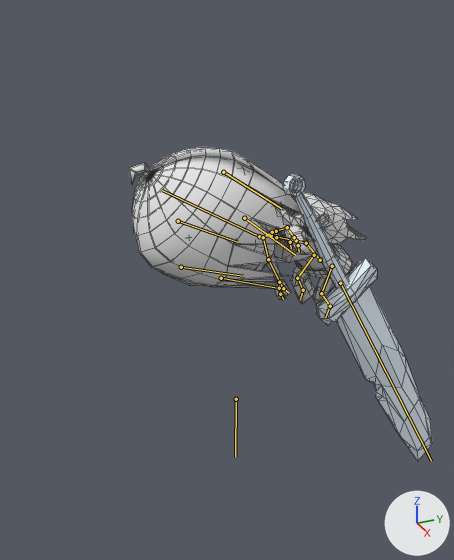
A saved change to the Blender file swordGirl/Assets/Art/Blends/ChibiSwordgirl@heavyAttacks.blend.
Before and after are seen from a 50 mm lens placed at (7.46, -3.52, 5.81), pointed at (-0.29, -0.03, 1.94). Every picture has the same lights, and +X, +Y and +Z are marked at lower right. Both versions are drawn at frame 226 of the action 'ArmatureAction'; the numbers are the values there. The bones that bend it are drawn over the model as lines. Mesh edges are drawn as thin lines.

Objects in the first picture: 'GIrl', 'GIrl.001', 'Sword'.
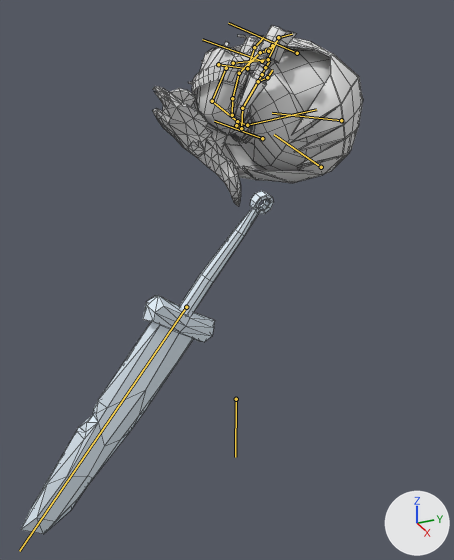
Where the change shows, as pixel boxes [x1, y1, x2, y2] in the pictures (454 x 560 px):
'GIrl', posed: before [128, 147, 366, 304]; after [152, 25, 363, 207]
'Sword', posed (69% wider, 20% taller): before [283, 175, 432, 461]; after [21, 191, 273, 534]
'GIrl.001', posed: before [236, 222, 276, 270]; after [236, 48, 339, 171]
bone 'body', root to tip: before (320, 260) to (306, 243); after (226, 68) to (212, 101)
bone 'chest', root to tip: before (306, 243) to (271, 235); after (212, 101) to (237, 121)
bone 'head', root to tip: before (259, 236) to (162, 190); after (247, 125) to (316, 109)
bone 'hairBack', root to tip: before (223, 172) to (281, 208); after (262, 138) to (214, 121)
bone 'hairBack.001', root to tip: before (244, 218) to (295, 255); after (321, 167) to (274, 134)
bone 'hairBack.002', root to tip: before (178, 221) to (237, 242); after (262, 61) to (202, 39)
bone 'hairBack.003', root to tip: before (181, 267) to (243, 276); after (297, 53) to (228, 23)
bone 'hairBack.004', root to tip: before (221, 278) to (286, 289); after (341, 120) to (272, 113)
bone 'handL1', root to tip: before (276, 237) to (276, 231); after (236, 125) to (241, 128)
bone 'handL2', root to tip: before (276, 231) to (287, 227); after (241, 128) to (242, 108)
bone 'handL3', root to tip: before (287, 227) to (294, 237); after (242, 108) to (258, 81)
bone 'handR1', root to tip: before (272, 232) to (263, 237); after (232, 115) to (232, 98)
bone 'handR2', root to tip: before (263, 237) to (268, 259); after (232, 98) to (239, 73)
bone 'handR3', root to tip: before (268, 259) to (279, 282); after (239, 73) to (260, 52)
bone 'legL1', root to tip: before (332, 266) to (321, 293); after (233, 63) to (268, 59)
bone 'legL2', root to tip: before (321, 293) to (330, 306); after (268, 59) to (278, 37)
bone 'legL3', root to tip: before (330, 306) to (325, 317); after (278, 37) to (292, 34)
bone 'legR1', root to tip: before (314, 255) to (297, 278); after (218, 64) to (247, 68)
bone 'legR2', root to tip: before (297, 278) to (303, 290); after (247, 68) to (254, 47)
bone 'legR3', root to tip: before (303, 290) to (300, 300); after (254, 47) to (263, 37)
bone 'weapon', root to tip: before (340, 283) to (431, 461); after (186, 307) to (19, 551)

The change in detail:
Bone 'body' (bone_body) moves from (-0.01, 1.51, -1.15) to (-0.35, 4.02, 0.72).
Bone 'body' (bone_body) turns from (51, 6, -2) to (161, 0, 7) degrees about its own x, y and z.
Bone 'chest' (bone_chest) turns from (21, -9, 13) to (66, -7, 36) degrees about its own x, y and z.
Bone 'head' (bone_head) turns from (9, 25, 10) to (-30, 2, -28) degrees about its own x, y and z.
Bone 'hairBack' (bone_hairback) turns from (13, 1, -5) to (26, -4, -16) degrees about its own x, y and z.
Bone 'hairBack.001' (bone_hairback_001) turns from (14, -8, -17) to (27, -17, -36) degrees about its own x, y and z.
Bone 'hairBack.002' (bone_hairback_002) turns from (5, 3, -6) to (18, -2, -16) degrees about its own x, y and z.
Bone 'hairBack.003' (bone_hairback_003) turns from (-2, 8, -7) to (12, 6, -22) degrees about its own x, y and z.
Bone 'hairBack.004' (bone_hairback_004) turns from (0, 8, -7) to (7, 7, -15) degrees about its own x, y and z.
Bone 'handL1' (bone_handl1) turns from (-133, 34, -97) to (-66, 111, -73) degrees about its own x, y and z.
Bone 'handL2' (bone_handl2) turns from (-69, -153, 10) to (-74, -145, -21) degrees about its own x, y and z.
Bone 'handL3' (bone_handl3) turns from (-12, -27, -15) to (-27, 15, -19) degrees about its own x, y and z.
Bone 'handR1' (bone_handr1) turns from (44, 3, -14) to (25, 9, -9) degrees about its own x, y and z.
Bone 'handR2' (bone_handr2) turns from (7, 25, -41) to (1, 22, -32) degrees about its own x, y and z.
Bone 'handR3' (bone_handr3) turns from (27, -52, -19) to (7, -48, -31) degrees about its own x, y and z.
Bone 'legL1' (bone_legl1) turns from (87, -17, 8) to (68, -12, 14) degrees about its own x, y and z.
Bone 'legL2' (bone_legl2) turns from (-13, 4, 73) to (-14, 1, 62) degrees about its own x, y and z.
Bone 'legL3' (bone_legl3) turns from (-4, 6, 4) to (-15, 8, 5) degrees about its own x, y and z.
Bone 'legR1' (bone_legr1) turns from (92, 6, 25) to (87, 7, 25) degrees about its own x, y and z.
Bone 'legR2' (bone_legr2) turns from (-20, 7, 68) to (-21, 9, 77) degrees about its own x, y and z.
Bone 'legR3' (bone_legr3) turns from (-26, 5, 7) to (-43, 2, 5) degrees about its own x, y and z.
Bone 'weapon' (bone_weapon) moves from (-0.1, -1.45, -1.02) to (-0.37, 0.82, -0.96).
Bone 'weapon' (bone_weapon) turns from (119, 8, -9) to (54, -8, -6) degrees about its own x, y and z.
